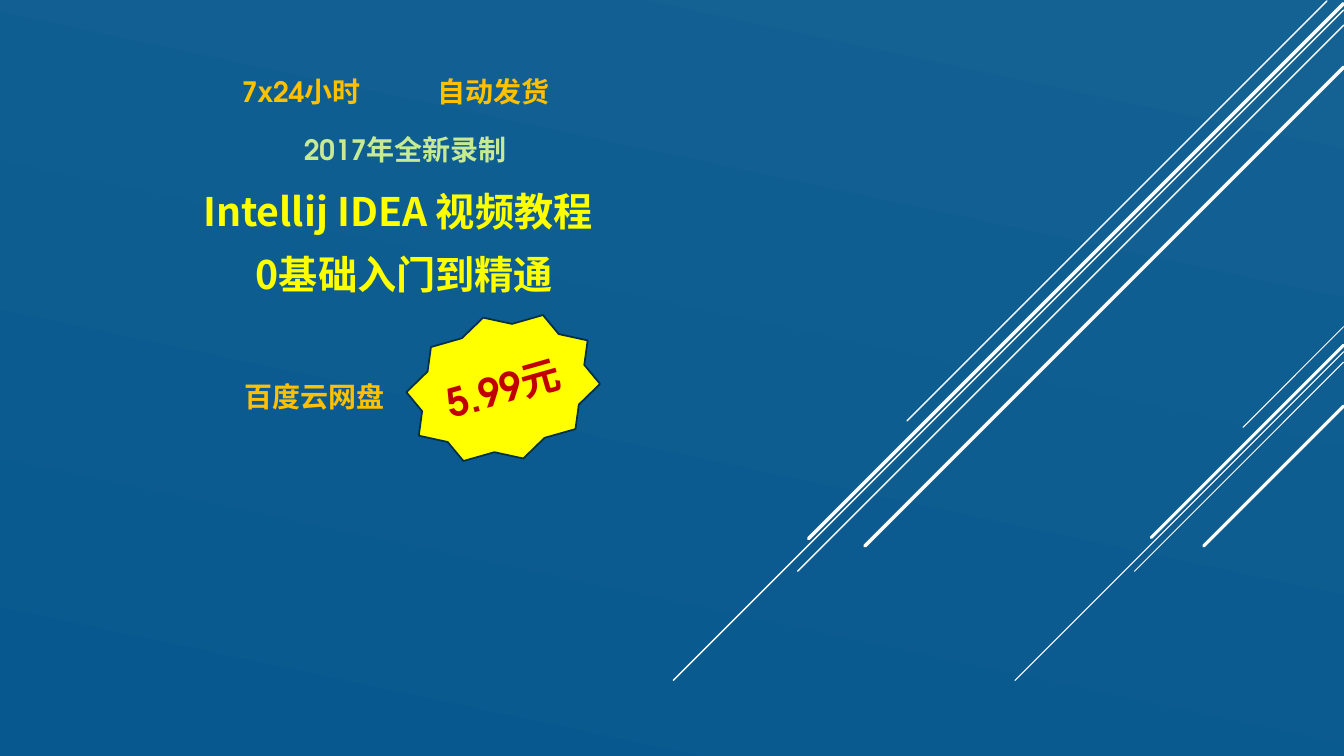
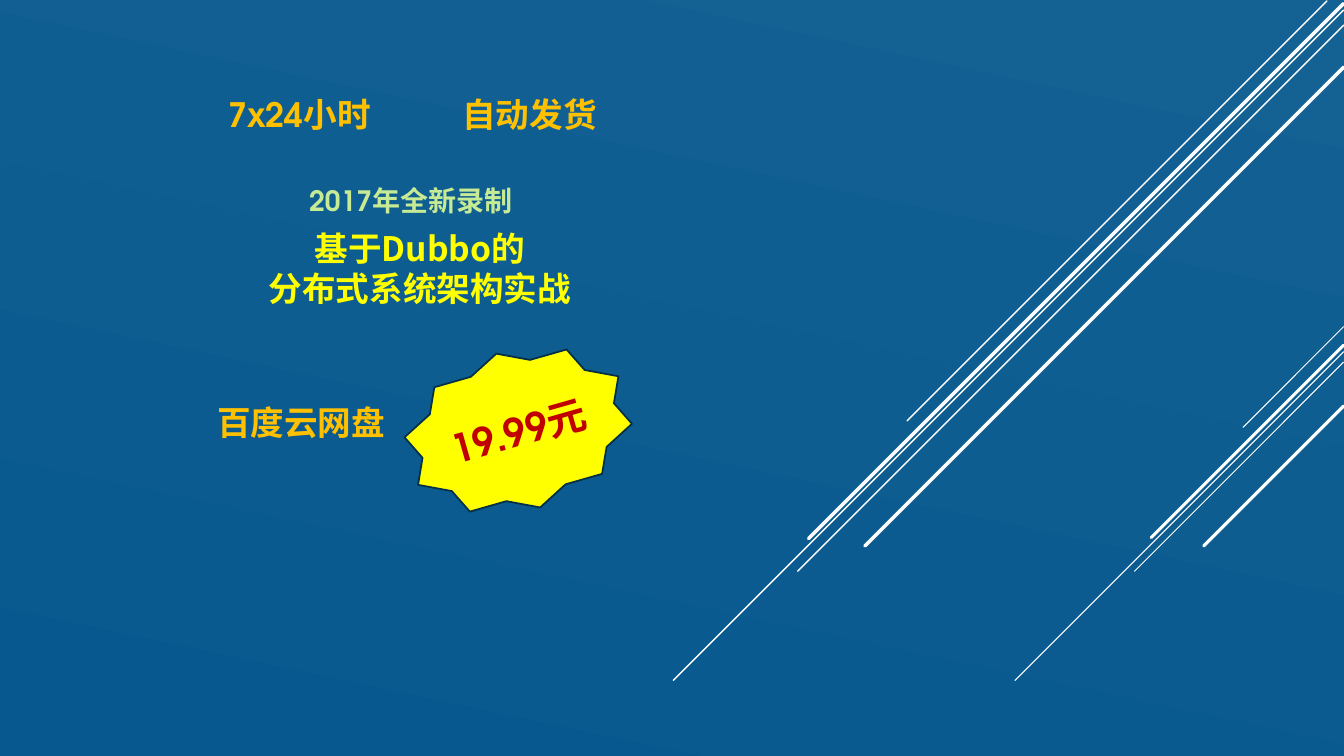
Before and after one commit to zhangpengyf/taobao-shop, a slide deck: slide 1 of 淘宝销售文案.pptx. Drawn at 1344x756 pixels with LibreOffice and Linux fonts; fonts in the diff are those of the drawing. Boxes give left, top, right and bottom in pixels: in the first picture for what was removed or moved away, otherwise in the second. Text is boxed around its words. In the diff, an @@ line names an element or a change of style, - is before the commit and + after.

Commit message:
sve

```diff
--- a/淘宝销售文案.pptx
+++ b/淘宝销售文案.pptx
@@ text "7x24小时 自动发货": place and size @@
-text "7x24小时 自动发货" at [242, 78, 549, 105]
+text "7x24小时 自动发货" at [228, 98, 596, 130]
@@ text "7x24小时 自动发货" at [228, 98, 596, 130]: size 20 to 24 pt @@
@@ text "2017年全新录制": place and size @@
-text "2017年全新录制" at [304, 136, 507, 163]
+text "2017年全新录制" at [309, 187, 512, 214]
@@ text at [269, 232, 571, 304]: text changed; size 28 to 24 pt @@
-Intellij IDEA 视频教程
+基于Dubbo的
+分布式系统架构实战
@@ text removed at [256, 255, 553, 293] @@
-0基础入门到精通
@@ star "19.99元": place and size @@
-star "19.99元" at [393, 292, 614, 484]
+star "19.99元" at [390, 323, 648, 539]
@@ text in star at [452, 365, 526, 416]: text changed @@
-5.99元
+19.99元
@@ text "百度云网盘" at [217, 406, 385, 438]: size 20 to 24 pt @@
@@ text "百度云网盘": place and size @@
-text "百度云网盘" at [244, 383, 384, 410]
+text "百度云网盘" at [217, 406, 385, 438]
```
Also in this commit, not shown: 3 slides added.
